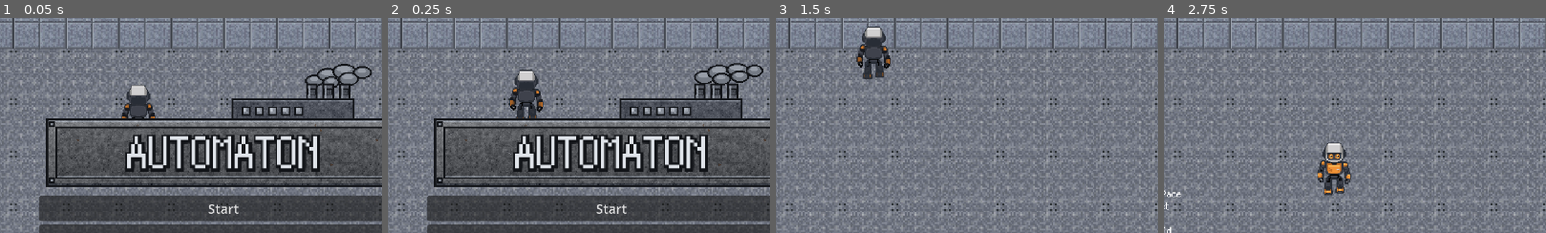
Above: before the commit, frames 1-4 (left to right).
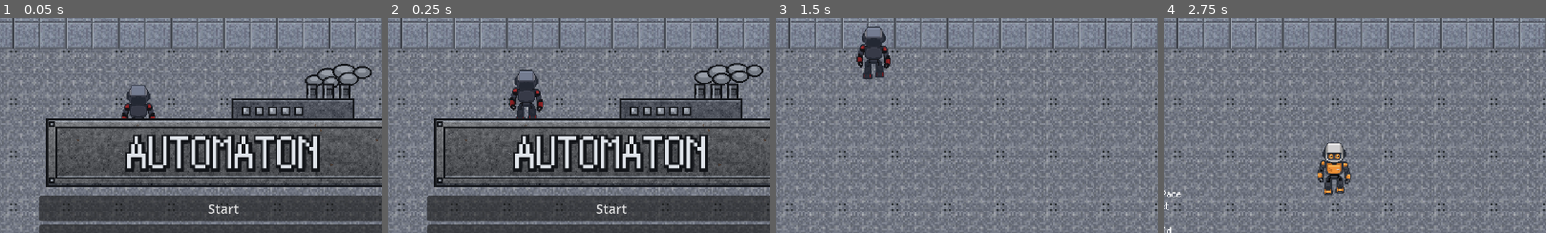
Above: after the commit, the same moments.

Repository: Wizxrdx/automaton
Game: Godot game, scene res://UI/main_menu.tscn
Same seed, same stepped clock (60 frames per second), same inputs: the game is played once before the commit and once after it. Sound files missing from this copy of the repository are replaced by a short silence.
Inputs (mouse positions are % of the whole screen's width and height, from its top left):
- Up to frame 1 (0.05 s): no input
- Up to frame 2 (0.25 s): no input
- Up to frame 3 (1.5 s): click "Start" at 0.5 s; tap Enter at 1.25 s; move the mouse to (35, 19) at 1.27 s; hold Right (ui_right) from 1.28 s (still down); tap Q (drop_item) at 1.35 s; click (35, 19) at 1.42 s
- Up to frame 4 (2.75 s): tap E at 2 s; move the mouse to (39, 61) at 2.02 s; release Right (ui_right) at 2.03 s; hold Down (ui_down) from 2.03 s (still down); tap Space (interact) at 2.1 s; click (39, 61) at 2.17 s
The pictures show only the part of the screen within x 21-71%, y 6-56%; the shares and areas given below are measured in that part.

The runs differ from the first frame. In frame 1, 0.2% of the frame differs, in the area x 32-41%, y 31-47%; in frame 2, 0.3%; in frame 3, 0.3%, in the area x 21-30%, y 4-28%; in frame 4, nothing differs.

Commit message:
Add 8-direction diagonal animations for Player and recolored Cleaner

Diff:
--- a/Player/player.gd
+++ b/Player/player.gd
@@ -286,17 +286,16 @@
 
 # --- ANIMATION & ROBOT COMMANDS ---
 
+func _dir_to_8way(v: Vector2) -> String:
+	var dirs = ["east", "southeast", "south", "southwest", "west", "northwest", "north", "northeast"]
+	var idx = posmod(int(round(v.angle() / (PI / 4.0))), 8)
+	return dirs[idx]
+
 func update_animation(dir: Vector2):
 	if dir != Vector2.ZERO:
-		if abs(dir.x) > abs(dir.y):
-			sprite.play("walk_east" if dir.x > 0 else "walk_west")
-		else:
-			sprite.play("walk_south" if dir.y > 0 else "walk_north")
+		sprite.play("walk_" + _dir_to_8way(dir))
 	else:
-		if abs(last_dir.x) > abs(last_dir.y):
-			sprite.play("idle_east" if last_dir.x > 0 else "idle_west")
-		else:
-			sprite.play("idle_south" if last_dir.y > 0 else "idle_north")
+		sprite.play("idle_" + _dir_to_8way(last_dir))
 
 func _input(event):
 	if event is InputEventMouseButton and event.pressed and event.button_index == MOUSE_BUTTON_LEFT:
--- a/Player/player.tscn
+++ b/Player/player.tscn
@@ -68,6 +68,54 @@
 atlas = ExtResource("2_fhl08")
 region = Rect2(128, 128, 64, 64)
 
+[sub_resource type="AtlasTexture" id="AtlasTexture_se0"]
+atlas = ExtResource("2_fhl08")
+region = Rect2(0, 256, 64, 64)
+
+[sub_resource type="AtlasTexture" id="AtlasTexture_se1"]
+atlas = ExtResource("2_fhl08")
+region = Rect2(64, 256, 64, 64)
+
+[sub_resource type="AtlasTexture" id="AtlasTexture_se2"]
+atlas = ExtResource("2_fhl08")
+region = Rect2(128, 256, 64, 64)
+
+[sub_resource type="AtlasTexture" id="AtlasTexture_sw0"]
+atlas = ExtResource("2_fhl08")
+region = Rect2(0, 320, 64, 64)
+
+[sub_resource type="AtlasTexture" id="AtlasTexture_sw1"]
+atlas = ExtResource("2_fhl08")
+region = Rect2(64, 320, 64, 64)
+
+[sub_resource type="AtlasTexture" id="AtlasTexture_sw2"]
+atlas = ExtResource("2_fhl08")
+region = Rect2(128, 320, 64, 64)
+
+[sub_resource type="AtlasTexture" id="AtlasTexture_ne0"]
+atlas = ExtResource("2_fhl08")
+region = Rect2(0, 384, 64, 64)
+
+[sub_resource type="AtlasTexture" id="AtlasTexture_ne1"]
+atlas = ExtResource("2_fhl08")
+region = Rect2(64, 384, 64, 64)
+
+[sub_resource type="AtlasTexture" id="AtlasTexture_ne2"]
+atlas = ExtResource("2_fhl08")
+region = Rect2(128, 384, 64, 64)
+
+[sub_resource type="AtlasTexture" id="AtlasTexture_nw0"]
+atlas = ExtResource("2_fhl08")
+region = Rect2(0, 448, 64, 64)
+
+[sub_resource type="AtlasTexture" id="AtlasTexture_nw1"]
+atlas = ExtResource("2_fhl08")
+region = Rect2(64, 448, 64, 64)
+
+[sub_resource type="AtlasTexture" id="AtlasTexture_nw2"]
+atlas = ExtResource("2_fhl08")
+region = Rect2(128, 448, 64, 64)
+
 [sub_resource type="SpriteFrames" id="SpriteFrames_fhl08"]
 animations = [{
 "frames": [{
@@ -88,6 +136,22 @@
 }, {
 "frames": [{
 "duration": 1.0,
+"texture": SubResource("AtlasTexture_ne0")
+}],
+"loop": true,
+"name": &"idle_northeast",
+"speed": 10.0
+}, {
+"frames": [{
+"duration": 1.0,
+"texture": SubResource("AtlasTexture_nw0")
+}],
+"loop": true,
+"name": &"idle_northwest",
+"speed": 10.0
+}, {
+"frames": [{
+"duration": 1.0,
 "texture": SubResource("AtlasTexture_00tjw")
 }],
 "loop": true,
@@ -96,6 +160,22 @@
 }, {
 "frames": [{
 "duration": 1.0,
+"texture": SubResource("AtlasTexture_se0")
+}],
+"loop": true,
+"name": &"idle_southeast",
+"speed": 10.0
+}, {
+"frames": [{
+"duration": 1.0,
+"texture": SubResource("AtlasTexture_sw0")
+}],
+"loop": true,
+"name": &"idle_southwest",
+"speed": 10.0
+}, {
+"frames": [{
+"duration": 1.0,
 "texture": SubResource("AtlasTexture_x3vf3")
 }],
 "loop": true,
@@ -126,6 +206,28 @@
 }, {
 "frames": [{
 "duration": 1.0,
+"texture": SubResource("AtlasTexture_ne1")
+}, {
+"duration": 1.0,
+"texture": SubResource("AtlasTexture_ne2")
+}],
+"loop": true,
+"name": &"walk_northeast",
+"speed": 10.0
+}, {
+"frames": [{
+"duration": 1.0,
+"texture": SubResource("AtlasTexture_nw1")
+}, {
+"duration": 1.0,
+"texture": SubResource("AtlasTexture_nw2")
+}],
+"loop": true,
+"name": &"walk_northwest",
+"speed": 10.0
+}, {
+"frames": [{
+"duration": 1.0,
 "texture": SubResource("AtlasTexture_dkpta")
 }, {
 "duration": 1.0,
@@ -133,6 +235,28 @@
 }],
 "loop": true,
 "name": &"walk_south",
+"speed": 10.0
+}, {
+"frames": [{
+"duration": 1.0,
+"texture": SubResource("AtlasTexture_se1")
+}, {
+"duration": 1.0,
+"texture": SubResource("AtlasTexture_se2")
+}],
+"loop": true,
+"name": &"walk_southeast",
+"speed": 10.0
+}, {
+"frames": [{
+"duration": 1.0,
+"texture": SubResource("AtlasTexture_sw1")
+}, {
+"duration": 1.0,
+"texture": SubResource("AtlasTexture_sw2")
+}],
+"loop": true,
+"name": &"walk_southwest",
 "speed": 10.0
 }, {
 "frames": [{
--- a/Units/Enemy/Cleaner.gd
+++ b/Units/Enemy/Cleaner.gd
@@ -214,10 +214,9 @@
 
 func _update_sprite_animation(dir: Vector2):
 	if dir.length() < 0.1: return
-	if abs(dir.x) > abs(dir.y):
-		sprite.play("east" if dir.x > 0 else "west")
-	else:
-		sprite.play("south" if dir.y > 0 else "north")
+	var dirs = ["east", "southeast", "south", "southwest", "west", "northwest", "north", "northeast"]
+	var idx = posmod(int(round(dir.angle() / (PI / 4.0))), 8)
+	sprite.play(dirs[idx])
 
 func _setup_cone_polygon():
 	if is_instance_valid(cone_poly):
--- a/Units/Enemy/Cleaner.tscn
+++ b/Units/Enemy/Cleaner.tscn
@@ -56,6 +56,54 @@
 atlas = ExtResource("2_6gyt8")
 region = Rect2(128, 128, 64, 64)
 
+[sub_resource type="AtlasTexture" id="AtlasTexture_cse0"]
+atlas = ExtResource("2_6gyt8")
+region = Rect2(0, 256, 64, 64)
+
+[sub_resource type="AtlasTexture" id="AtlasTexture_cse1"]
+atlas = ExtResource("2_6gyt8")
+region = Rect2(64, 256, 64, 64)
+
+[sub_resource type="AtlasTexture" id="AtlasTexture_cse2"]
+atlas = ExtResource("2_6gyt8")
+region = Rect2(128, 256, 64, 64)
+
+[sub_resource type="AtlasTexture" id="AtlasTexture_csw0"]
+atlas = ExtResource("2_6gyt8")
+region = Rect2(0, 320, 64, 64)
+
+[sub_resource type="AtlasTexture" id="AtlasTexture_csw1"]
+atlas = ExtResource("2_6gyt8")
+region = Rect2(64, 320, 64, 64)
+
+[sub_resource type="AtlasTexture" id="AtlasTexture_csw2"]
+atlas = ExtResource("2_6gyt8")
+region = Rect2(128, 320, 64, 64)
+
+[sub_resource type="AtlasTexture" id="AtlasTexture_cne0"]
+atlas = ExtResource("2_6gyt8")
+region = Rect2(0, 384, 64, 64)
+
+[sub_resource type="AtlasTexture" id="AtlasTexture_cne1"]
+atlas = ExtResource("2_6gyt8")
+region = Rect2(64, 384, 64, 64)
+
+[sub_resource type="AtlasTexture" id="AtlasTexture_cne2"]
+atlas = ExtResource("2_6gyt8")
+region = Rect2(128, 384, 64, 64)
+
+[sub_resource type="AtlasTexture" id="AtlasTexture_cnw0"]
+atlas = ExtResource("2_6gyt8")
+region = Rect2(0, 448, 64, 64)
+
+[sub_resource type="AtlasTexture" id="AtlasTexture_cnw1"]
+atlas = ExtResource("2_6gyt8")
+region = Rect2(64, 448, 64, 64)
+
+[sub_resource type="AtlasTexture" id="AtlasTexture_cnw2"]
+atlas = ExtResource("2_6gyt8")
+region = Rect2(128, 448, 64, 64)
+
 [sub_resource type="SpriteFrames" id="SpriteFrames_8svxl"]
 animations = [{
 "frames": [{
@@ -88,6 +136,34 @@
 }, {
 "frames": [{
 "duration": 1.0,
+"texture": SubResource("AtlasTexture_cne0")
+}, {
+"duration": 1.0,
+"texture": SubResource("AtlasTexture_cne1")
+}, {
+"duration": 1.0,
+"texture": SubResource("AtlasTexture_cne2")
+}],
+"loop": true,
+"name": &"northeast",
+"speed": 5.0
+}, {
+"frames": [{
+"duration": 1.0,
+"texture": SubResource("AtlasTexture_cnw0")
+}, {
+"duration": 1.0,
+"texture": SubResource("AtlasTexture_cnw1")
+}, {
+"duration": 1.0,
+"texture": SubResource("AtlasTexture_cnw2")
+}],
+"loop": true,
+"name": &"northwest",
+"speed": 5.0
+}, {
+"frames": [{
+"duration": 1.0,
 "texture": SubResource("AtlasTexture_kka4a")
 }, {
 "duration": 1.0,
@@ -98,6 +174,34 @@
 }],
 "loop": true,
 "name": &"south",
+"speed": 5.0
+}, {
+"frames": [{
+"duration": 1.0,
+"texture": SubResource("AtlasTexture_cse0")
+}, {
+"duration": 1.0,
+"texture": SubResource("AtlasTexture_cse1")
+}, {
+"duration": 1.0,
+"texture": SubResource("AtlasTexture_cse2")
+}],
+"loop": true,
+"name": &"southeast",
+"speed": 5.0
+}, {
+"frames": [{
+"duration": 1.0,
+"texture": SubResource("AtlasTexture_csw0")
+}, {
+"duration": 1.0,
+"texture": SubResource("AtlasTexture_csw1")
+}, {
+"duration": 1.0,
+"texture": SubResource("AtlasTexture_csw2")
+}],
+"loop": true,
+"name": &"southwest",
 "speed": 5.0
 }, {
 "frames": [{
Binary file changed: Player/player_animation.png
Binary file changed: Units/Enemy/cleaner_animation.png
